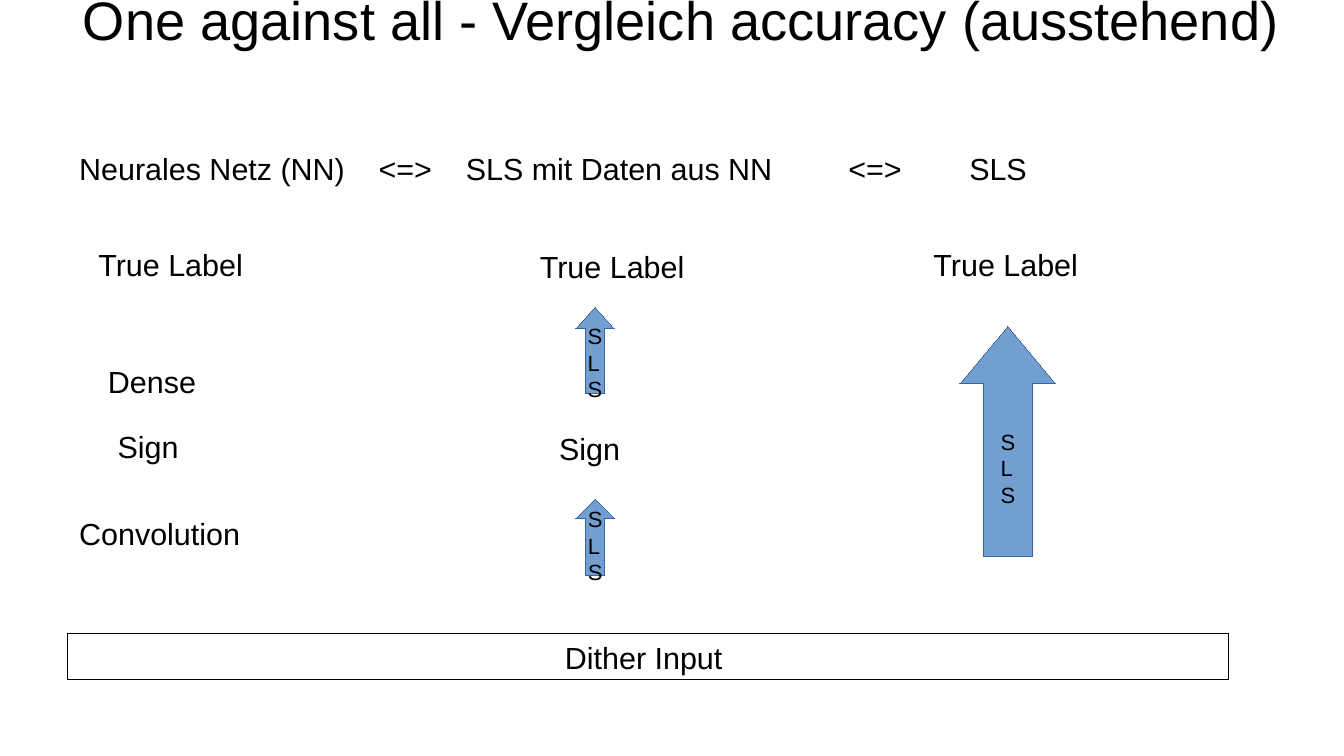
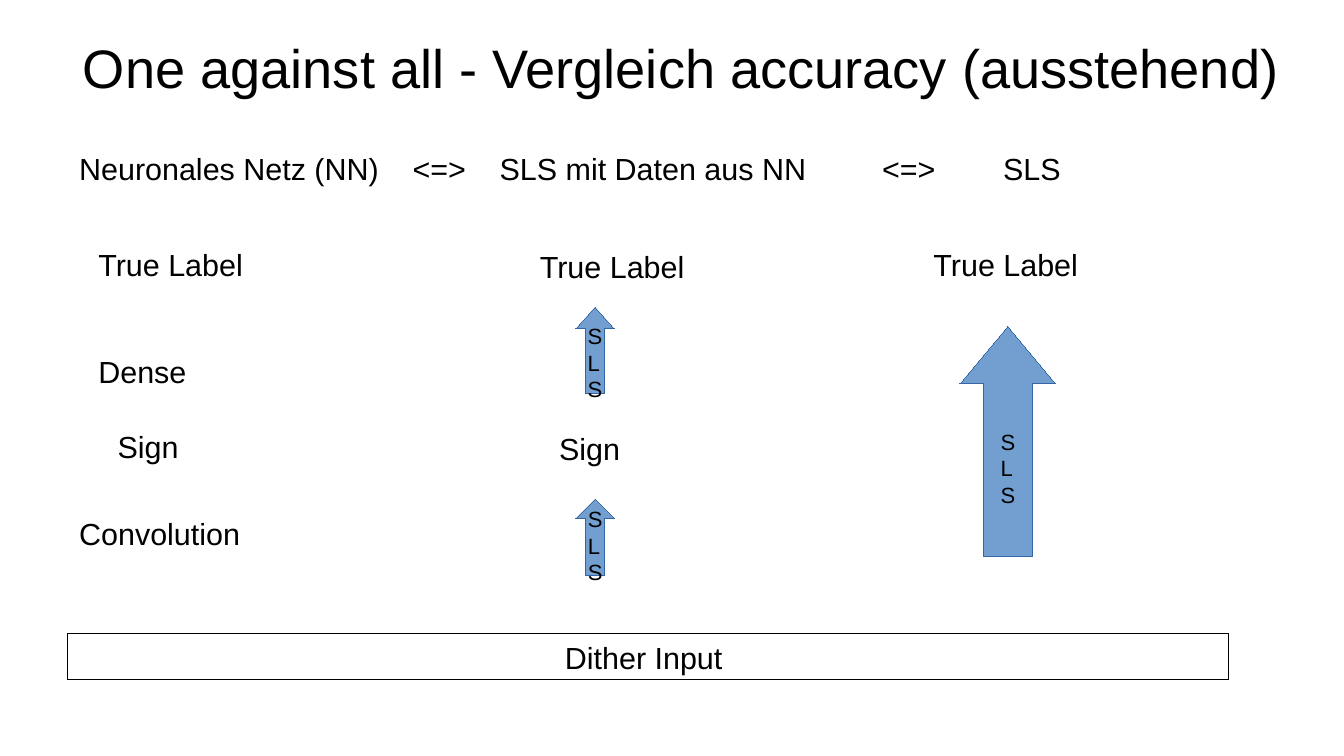
Before and after one commit to wwjbrugger/DCDL_smaller, a slide deck: slide 18 of Zwischenergebnisse/Zwischenergebnisse.odp. Drawn at 1344x756 pixels with LibreOffice and Linux fonts; fonts in the diff are those of the drawing. Boxes give left, top, right and bottom in pixels: in the first picture for what was removed or moved away, otherwise in the second. Text is boxed around its words. In the diff, an @@ line names an element or a change of style, - is before the commit and + after.

```diff
--- a/Zwischenergebnisse/Zwischenergebnisse.odp
+++ b/Zwischenergebnisse/Zwischenergebnisse.odp
@@ title "One against all - Vergleich ...": place and size @@
-title "One against all - Vergleich ..." at [83,0,1278,49]
+title "One against all - Vergleich ..." at [83,48,1278,97]
@@ text at [79,158,1061,186]: text changed @@
-Neurales Netz (NN) <=> SLS mit Daten aus NN <=> SLS
+Neuronales Netz (NN) <=> SLS mit Daten aus NN <=> SLS
@@ text "Dense": place and size @@
-text "Dense" at [108,372,196,394]
+text "Dense" at [98,362,186,384]
```
Also in this commit, not shown: 18 other slides changed, 2 slides added, 3 other files.
